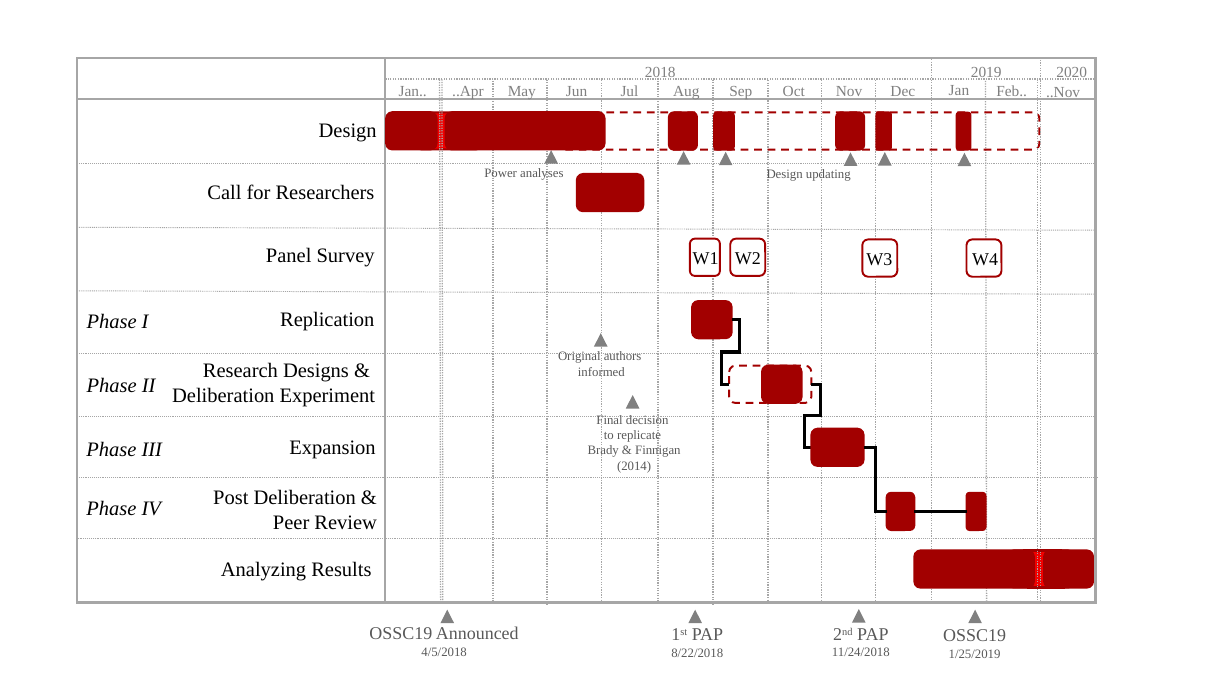
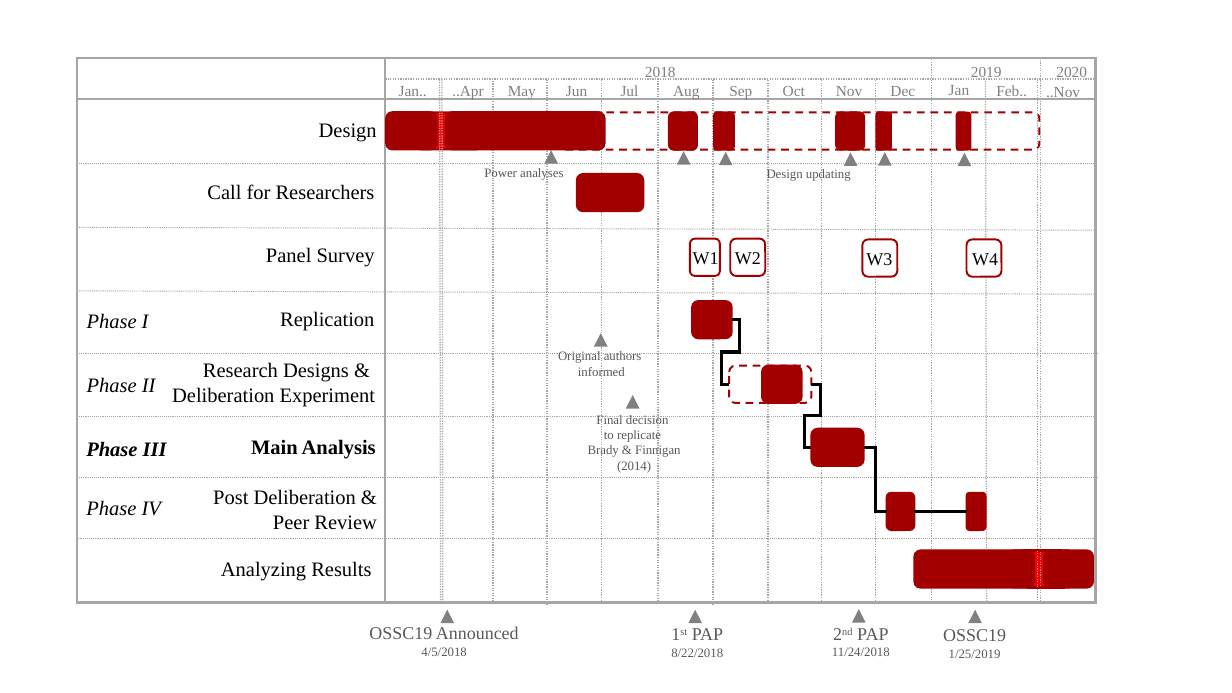
Before and after one commit to nbreznau/CRI, a slide deck: slide 4 of results/Fig1and2_timeline.pptx. Drawn at 1232x693 pixels with LibreOffice and Linux fonts; fonts in the diff are those of the drawing. Boxes give left, top, right and bottom in pixels: in the first picture for what was removed or moved away, otherwise in the second. Text is boxed around its words. In the diff, an @@ line names an element or a change of style, - is before the commit and + after.

```diff
--- a/results/Fig1and2_timeline.pptx
+++ b/results/Fig1and2_timeline.pptx
@@ text "Phase III" at bbox=[86, 441, 167, 457]: bold on @@
@@ text at bbox=[251, 439, 376, 459]: text changed; bold on @@
-Expansion
+Main Analysis
```
Also in this commit, not shown: 10 other files.
